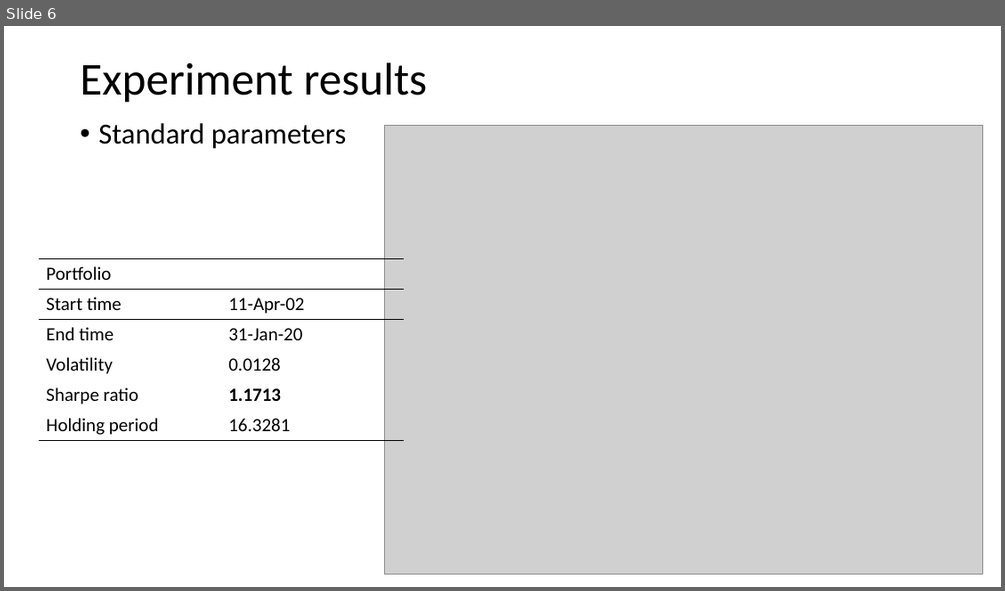
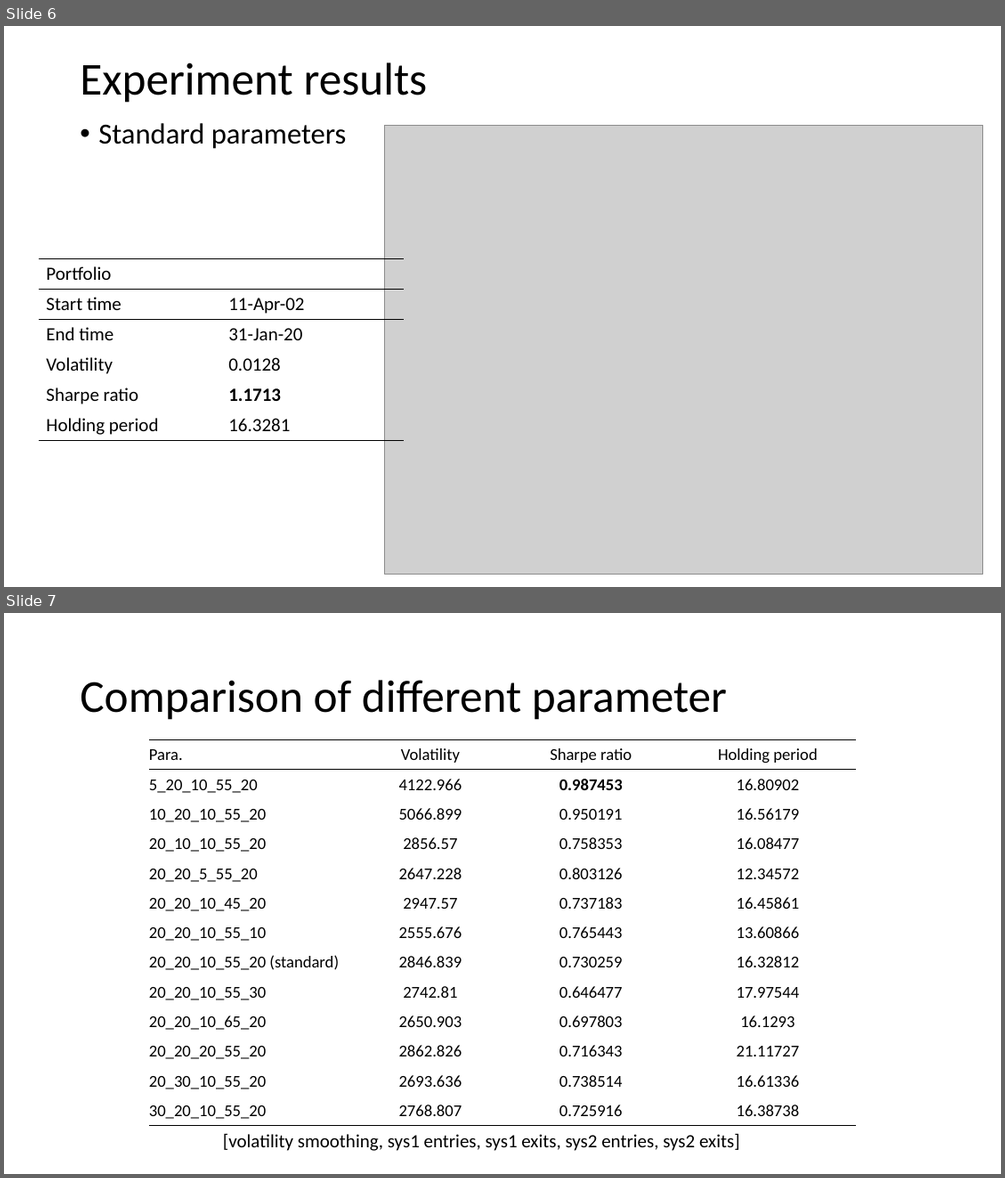
Before and after one commit to thtang/MATLAB-Quantitative-Finance, a slide deck: MATLAB_Quant_book/Chapter 13/Turtle Trading.pptx. Shown one above the other, each under a label of ours: slide 6 before the commit, slides 6 and 7 after it. The pictures are 1005x591 and 1005x1178 pixels, drawn with LibreOffice and Linux fonts; fonts in the diff are those of the drawing; grey boxes stand for pictures. Boxes give left, top, right and bottom in pixels: in the first picture for what was removed or moved away, otherwise in the second. Text is boxed around its words. In the diff, an @@ line names an element or a change of style, - is before the commit and + after.

```diff
--- a/MATLAB_Quant_book/Chapter 13/Turtle Trading.pptx
+++ b/MATLAB_Quant_book/Chapter 13/Turtle Trading.pptx
@@ slide 7 added at [4,613,1001,1174], background #FFFFFF @@
@@ title added at [80,680,727,720], 44 pt, text #000000 @@
+Comparison of different parameter
@@ table added at [149,740,858,1126], 13 rows, 4 columns @@
+Para. | Volatility | Sharpe ratio | Holding period
+5_20_10_55_20 | 4122.966 | 0.987453 | 16.80902
+10_20_10_55_20 | 5066.899 | 0.950191 | 16.56179
+20_10_10_55_20 | 2856.57 | 0.758353 | 16.08477
+20_20_5_55_20 | 2647.228 | 0.803126 | 12.34572
+20_20_10_45_20 | 2947.57 | 0.737183 | 16.45861
+20_20_10_55_10 | 2555.676 | 0.765443 | 13.60866
+20_20_10_55_20 (standard) | 2846.839 | 0.730259 | 16.32812
+20_20_10_55_30 | 2742.81 | 0.646477 | 17.97544
+20_20_10_65_20 | 2650.903 | 0.697803 | 16.1293
+20_20_20_55_20 | 2862.826 | 0.716343 | 21.11727
+20_30_10_55_20 | 2693.636 | 0.738514 | 16.61336
+30_20_10_55_20 | 2768.807 | 0.725916 | 16.38738
@@ text added at [223,1133,740,1151], 18 pt, text #000000 @@
+[volatility smoothing, sys1 entries, sys1 exits, sys2 entries, sys2 exits]
```
Also in this commit, not shown: 1 slide changed, 45 other files.
